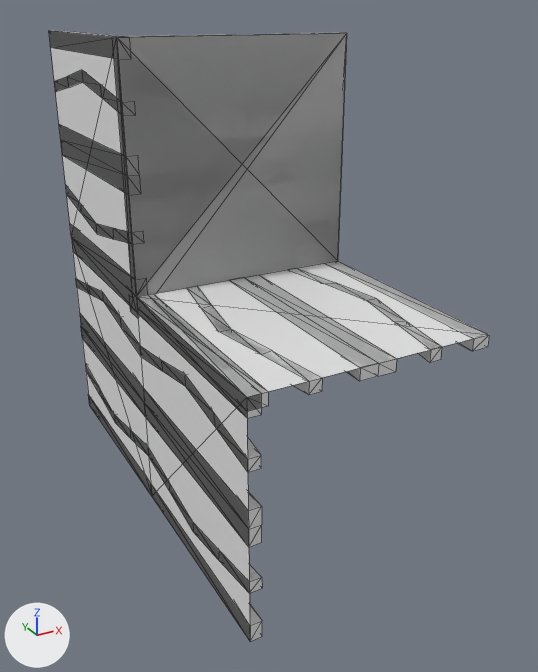
Two versions of the OBJ model Data/bmc/tiles/t_213.obj, one commit apart.
Camera for both pictures: a 50 mm camera at (-0.459, -1.405, 0.547) aimed at (0.274, -0.073, -0.119). The axes (+X, +Y, +Z) are drawn at lower left. The lights are the same throughout. Mesh edges are drawn as thin lines. Where no turn or scale is listed for an object, it has been applied to the vertices.

Names of what the first picture shows: 't_213'.
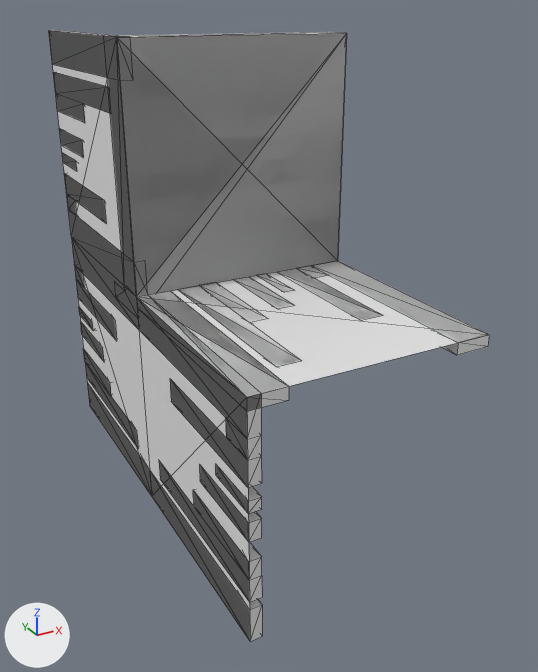
Boxes (x1, y1, x2, y2) around the edits, measured in the pictures (538 x 672 px; the box of a moved part takes in the faces that stretch with it):
part 1 of me_t_213, added: after (59, 128, 84, 157)
part 2 of me_t_213, added: after (79, 307, 93, 330)
part 3 of me_t_213, added: after (216, 465, 262, 514)
part 4 of me_t_213, added: after (62, 153, 77, 171)
part 5 of me_t_213, added: after (81, 322, 104, 360)
part 6 of me_t_213, added: after (200, 465, 262, 542)
part 7 of me_t_213, added: after (257, 274, 293, 292)
part 8 of me_t_213, added: after (238, 277, 292, 307)
part 9 of me_t_213, rebuilt: before (85, 363, 262, 593); after (84, 351, 138, 448)
part 10 of me_t_213, rebuilt: before (188, 286, 322, 395); after (182, 283, 302, 366)
part 11 of me_t_213, rebuilt: before (54, 70, 135, 116); after (53, 72, 111, 123)
part 12 of me_t_213, added: after (159, 461, 262, 603)
part 13 of me_t_213, deleted: before (246, 281, 396, 381)
part 14 of me_t_213, deleted: before (59, 125, 141, 195)
part 15 of me_t_213, moved or reshaped: (49, 31, 489, 642) in both

The change in detail:
me_t_213 is used by ob_t_213; location (0.0, 0.0, 0.0).
me_t_213 had 255 vertices, 502 faces and spanned x 0.0..0.5, y -0.5..0.5, z -0.5..0.5.
me_t_213 now has 229 vertices, 410 faces and spans x 0.0..0.5, y -0.5..0.5, z -0.5..0.5.
me_t_213 part 1: a new loose piece, a box spanning x 0.0..0.025, y 0.3..0.5, z 0.237..0.277.
me_t_213 part 2: a new loose piece, a box spanning x 0.0..0.025, y 0.374..0.5, z -0.218..-0.193.
me_t_213 part 3: a new loose piece, a box spanning x 0.0..0.025, y -0.5..-0.374, z -0.218..-0.193.
me_t_213 part 4: a new loose piece, a box spanning x 0.0..0.025, y 0.374..0.5, z 0.193..0.218.
me_t_213 part 5: a new loose piece, a box spanning x 0.0..0.025, y 0.3..0.5, z -0.277..-0.237.
me_t_213 part 6: a new loose piece, a box spanning x 0.0..0.025, y -0.5..-0.3, z -0.277..-0.237.
me_t_213 part 7: a new loose piece, a box spanning x 0.282..0.307, y -0.126..0.0, z -0.025..0.0.
me_t_213 part 8: a new loose piece, a box spanning x 0.223..0.263, y -0.2..0.0, z -0.025..0.0.
me_t_213 part 9: the loose piece of 36 vertices spanning x 0.0..0.025, y -0.5..0.5, z -0.429..-0.362 is rebuilt with 14 vertices and now spans x 0.0..0.025, y 0.071..0.5, z -0.408..-0.318.
me_t_213 part 10: the loose piece of 20 vertices spanning x 0.071..0.138, y -0.5..0.0, z -0.025..0.0 is rebuilt with 14 vertices and now spans x 0.092..0.182, y -0.429..0.0, z -0.025..0.0.
me_t_213 part 11: the loose piece of 20 vertices spanning x 0.0..0.025, y 0.0..0.5, z 0.362..0.429 is rebuilt with 14 vertices and now spans x 0.0..0.025, y 0.071..0.5, z 0.318..0.408.
me_t_213 part 12: a new loose piece of 14 vertices spanning x 0.0..0.025, y -0.5..-0.071, z -0.408..-0.318.
me_t_213 part 13: the loose piece of 12 vertices spanning x 0.213..0.287, y -0.5..0.0, z -0.025..0.0 is deleted.
me_t_213 part 14: the loose piece of 12 vertices spanning x 0.0..0.025, y 0.0..0.5, z 0.212..0.287 is deleted.
me_t_213 part 15: 130 vertices removed from x 0.0..0.5, y -0.5..0.5, z -0.463..0.5; 84 vertices added at x 0.0..0.5, y -0.5..0.5, z -0.425..0.5.
